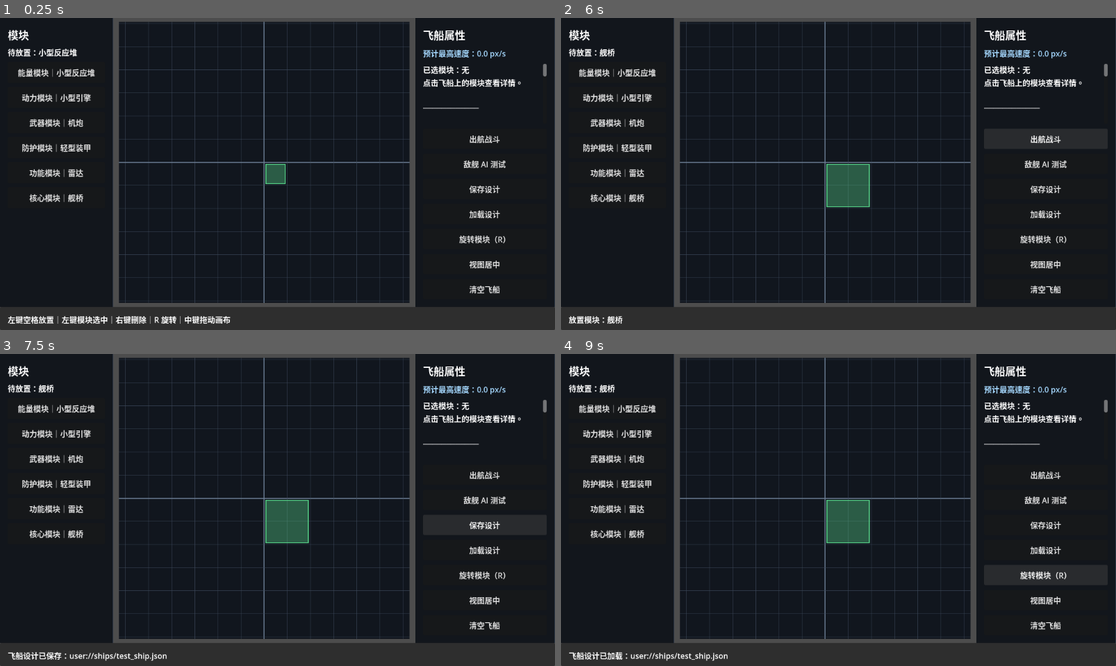
Above: before the commit, frames 1-4 (two rows, left to right).
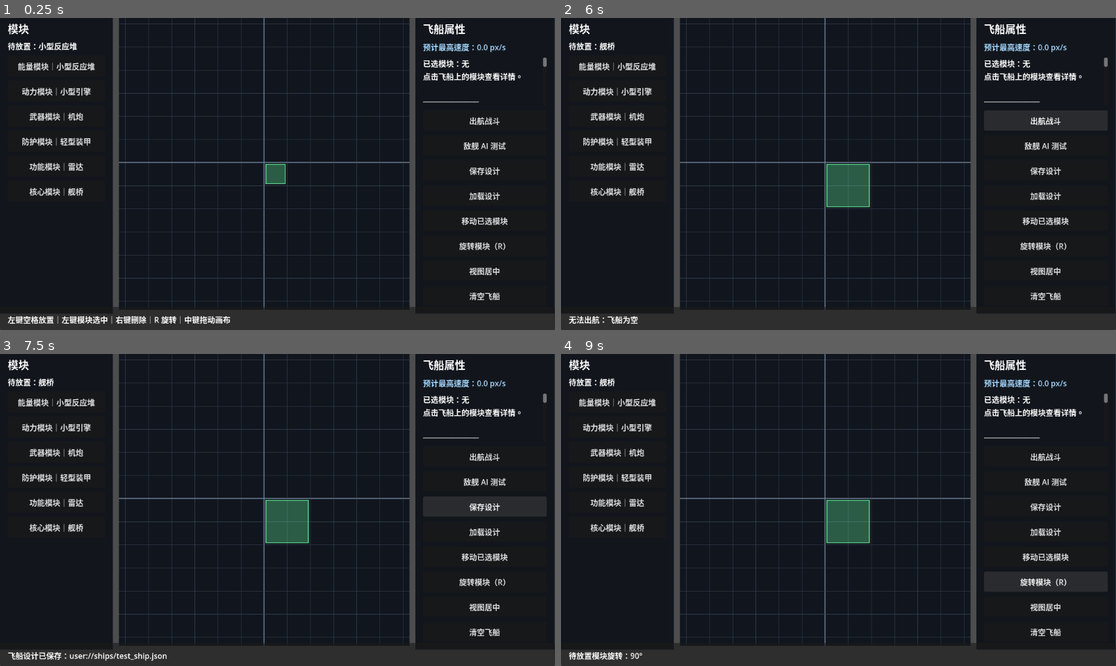
Above: after the commit, the same moments.

Repository: lqc19891229/AdvanceFour
Game: Godot game, scene res://game/ship/editor/ship_editor.tscn
Two runs of this game, one before a commit and one after it. Both use one fixed random seed, a clock stepped at 60 frames per second and the inputs below.
Inputs (mouse positions are in pixels of both pictures, inside the frame that each line leads up to):
- Up to frame 1 (0.25 s): no input
- Up to frame 2 (6 s): click (1043, 220) at 0.5 s, where only the run after the commit has a clickable "移动已选模块"; click "能量模块｜小型反应堆" at 1.25 s; click "动力模块｜小型引擎" at 2 s; click "武器模块｜机炮" at 2.75 s; click "防护模块｜轻型装甲" at 3.5 s; click "功能模块｜雷达" at 4.25 s; click "核心模块｜舰桥" at 5 s; click "出航战斗" at 5.75 s
- Up to frame 3 (7.5 s): click "敌舰 AI 测试" at 6.5 s; click "保存设计" at 7.25 s
- Up to frame 4 (9 s): click "加载设计" at 8 s; click "旋转模块（R）" at 8.75 s

The runs differ from the first frame. In frame 1, 8.0% of the frame differs, in the area x 0-100%, y 0-94%; in frame 2, 8.0%; in frame 3, 7.8%; in frame 4, 8.2%, in the area x 0-100%, y 0-99%.
Error before the commit: Invalid access to property or key 'pressed' on a base object of type 'null instance'. (res://game/ship/editor/ship_editor.gd:71)

Commit message:
Add installed module move control

Diff:
--- a/game/ship/editor/ship_editor.tscn
+++ b/game/ship/editor/ship_editor.tscn
@@ -129,6 +129,11 @@
 layout_mode = 2
 text = "加载设计"
 
+[node name="MoveButton" type="Button" parent="MainLayout/RightPanel/RightMargin/RightVBox"]
+custom_minimum_size = Vector2(0, 42)
+layout_mode = 2
+text = "移动已选模块"
+
 [node name="RotateButton" type="Button" parent="MainLayout/RightPanel/RightMargin/RightVBox"]
 custom_minimum_size = Vector2(0, 42)
 layout_mode = 2
